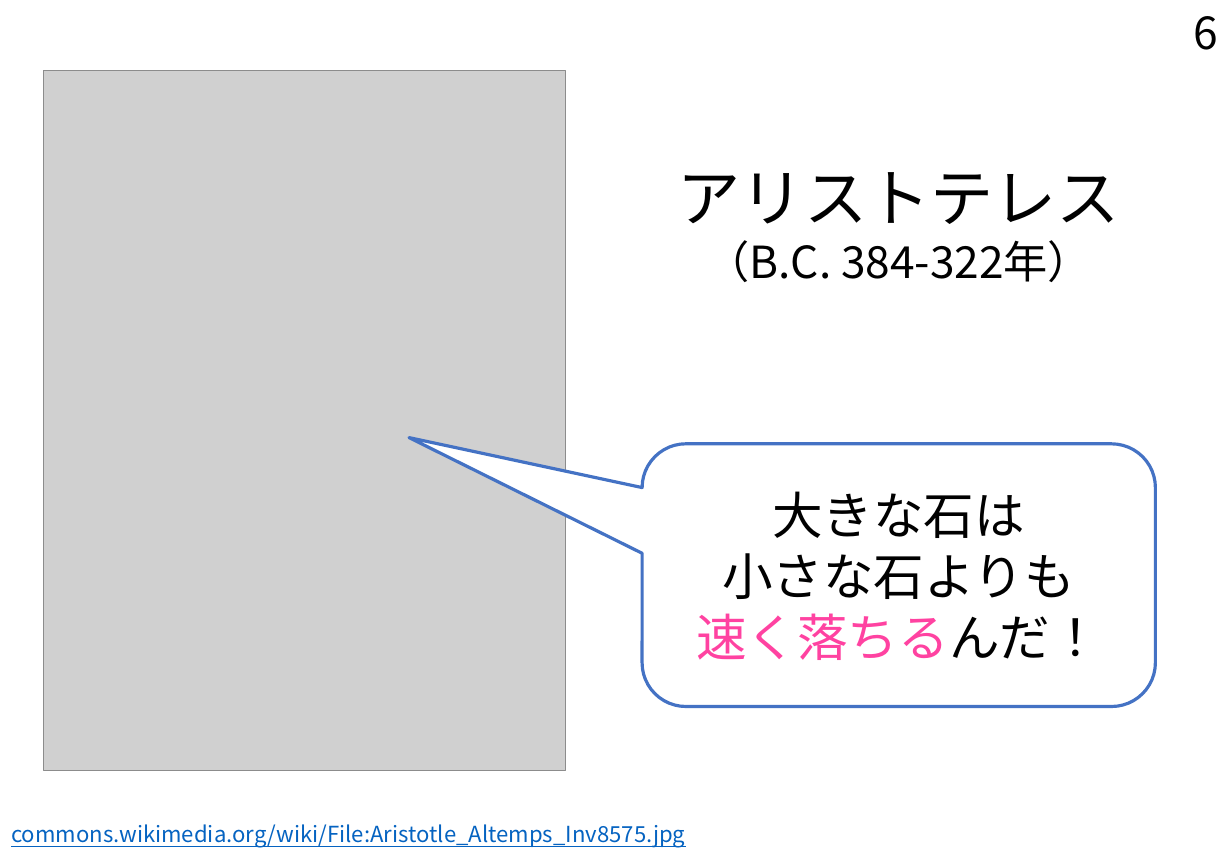
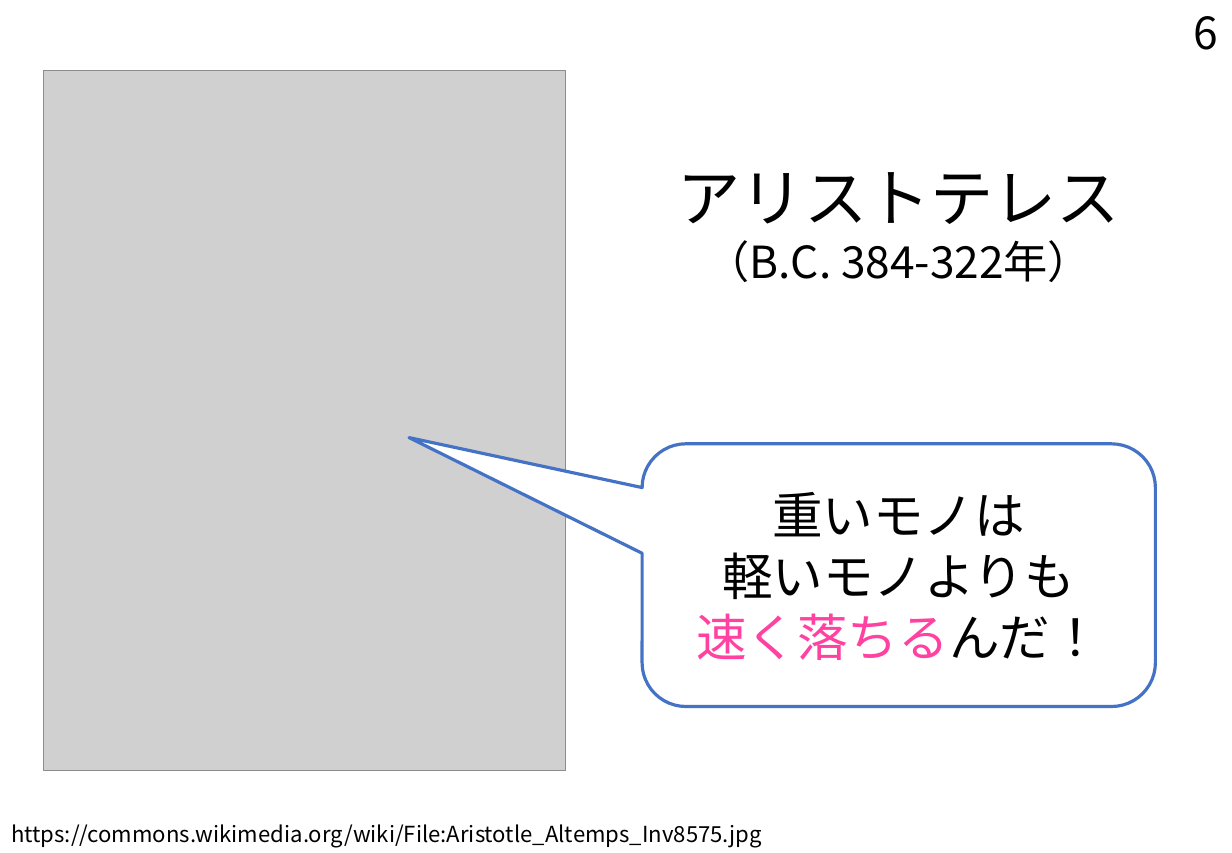
Before and after one commit to Y-teraya/Y-teraya.github.io, a slide deck: slide 6 of EM03/EM03_print.pptx. Drawn at 1232x853 pixels with LibreOffice and Linux fonts; fonts in the diff are those of the drawing; grey boxes stand for pictures. Boxes give left, top, right and bottom in pixels: in the first picture for what was removed or moved away, otherwise in the second. Text is boxed around its words. In the diff, an @@ line names an element or a change of style, - is before the commit and + after.

```diff
--- a/EM03/EM03_print.pptx
+++ b/EM03/EM03_print.pptx
@@ text in rounded speech box at (x1=722, y1=492, x2=1075, y2=599): text changed @@
-大きな石は
-小さな石よりも
+重いモノは
+軽いモノよりも
@@ text at (x1=11, y1=824, x2=762, y2=848): text changed; text colour #0563C1 to #000000 @@
-commons.wikimedia.org/wiki/File:Aristotle_Altemps_Inv8575.jpg
+https://commons.wikimedia.org/wiki/File:Aristotle_Altemps_Inv8575.jpg
```
Also in this commit, not shown: 8 other slides changed, 4 other files.
